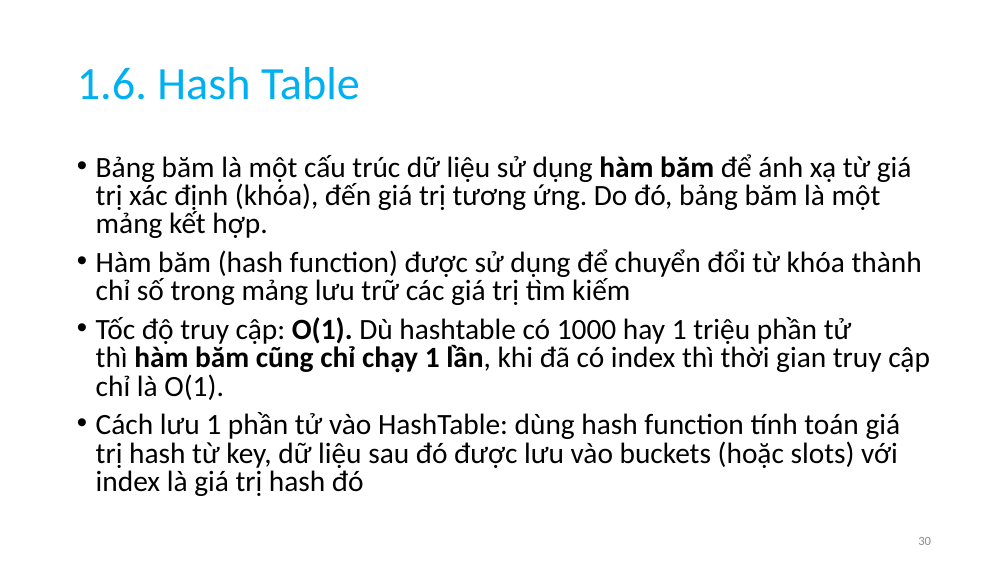
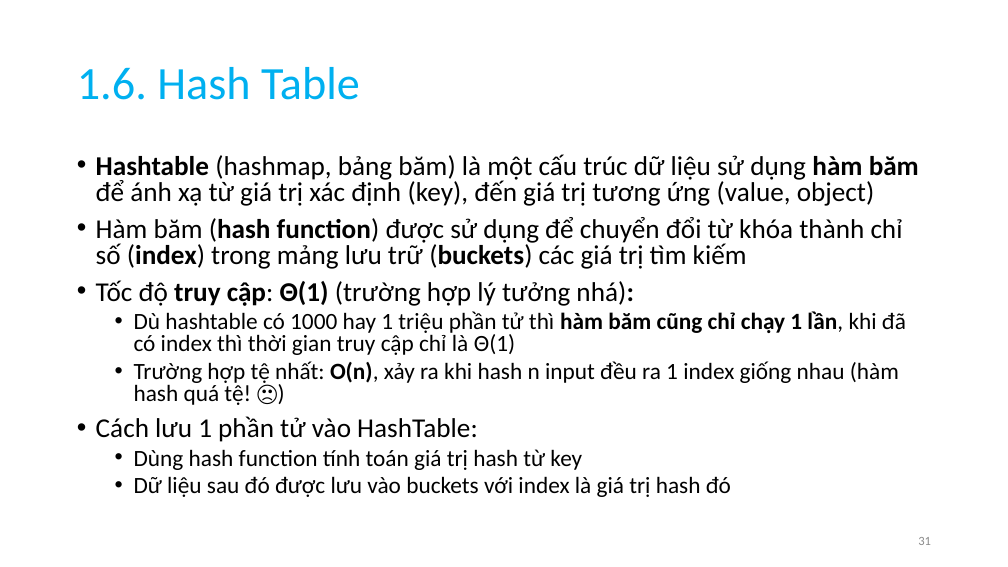
Before and after one commit to anhtuta/Notes, a slide deck: slide 31 of DSA.pptx (slide 30 before the commit). Drawn at 1008x567 pixels with LibreOffice and Linux fonts; fonts in the diff are those of the drawing. Boxes give left, top, right and bottom in pixels: in the first picture for what was removed or moved away, otherwise in the second. Text is boxed around its words. In the diff, an @@ line names an element or a change of style, - is before the commit and + after.

Commit message:
OK

```diff
--- a/DSA.pptx
+++ b/DSA.pptx
@@ text at (96, 154, 919, 497): text changed; size 28 to 25.9 pt @@
-• Bảng băm là một cấu trúc dữ liệu sử dụng hàm băm để ánh xạ từ giá trị xác định (khóa), đến giá trị tương ứng. Do đó, bảng băm là một mảng kết hợp.
-• Hàm băm (hash function) được sử dụng để chuyển đổi từ khóa thành chỉ số trong mảng lưu trữ các giá trị tìm kiếm
-• Tốc độ truy cập: O(1). Dù hashtable có 1000 hay 1 triệu phần tử thì hàm băm cũng chỉ chạy 1 lần, khi đã có index thì thời gian truy cập chỉ là O(1).
-• Cách lưu 1 phần tử vào HashTable: dùng hash function tính toán giá trị hash từ key, dữ liệu sau đó được lưu vào buckets (hoặc slots) với index là giá trị hash đó
+• Hashtable (hashmap, bảng băm) là một cấu trúc dữ liệu sử dụng hàm băm để ánh xạ từ giá trị xác định (key), đến giá trị tương ứng (value, object)
+• Hàm băm (hash function) được sử dụng để chuyển đổi từ khóa thành chỉ số (index) trong mảng lưu trữ (buckets) các giá trị tìm kiếm
+• Tốc độ truy cập: Θ(1) (trường hợp lý tưởng nhá):
+  • Dù hashtable có 1000 hay 1 triệu phần tử thì hàm băm cũng chỉ chạy 1 lần, khi đã có index thì thời gian truy cập chỉ là Θ(1)
+  • Trường hợp tệ nhất: O(n), xảy ra khi hash n input đều ra 1 index giống nhau (hàm hash quá tệ! 🙁)
+• Cách lưu 1 phần tử vào HashTable:
+  • Dùng hash function tính toán giá trị hash từ key
+  • Dữ liệu sau đó được lưu vào buckets với index là giá trị hash đó
@@ page number at (918, 537, 931, 545): text changed @@
-30
+31
```
Also in this commit, not shown: 20 other slides changed, 77 slides added, 2 slides removed.
